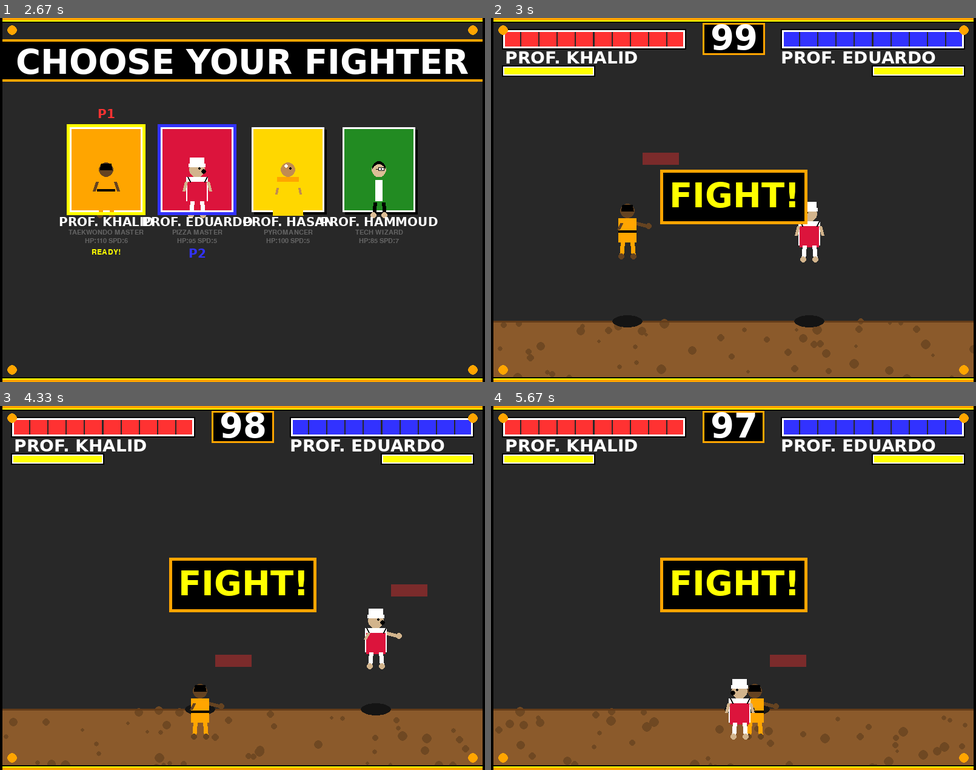
Above: before the commit, frames 1-4 (two rows, left to right).
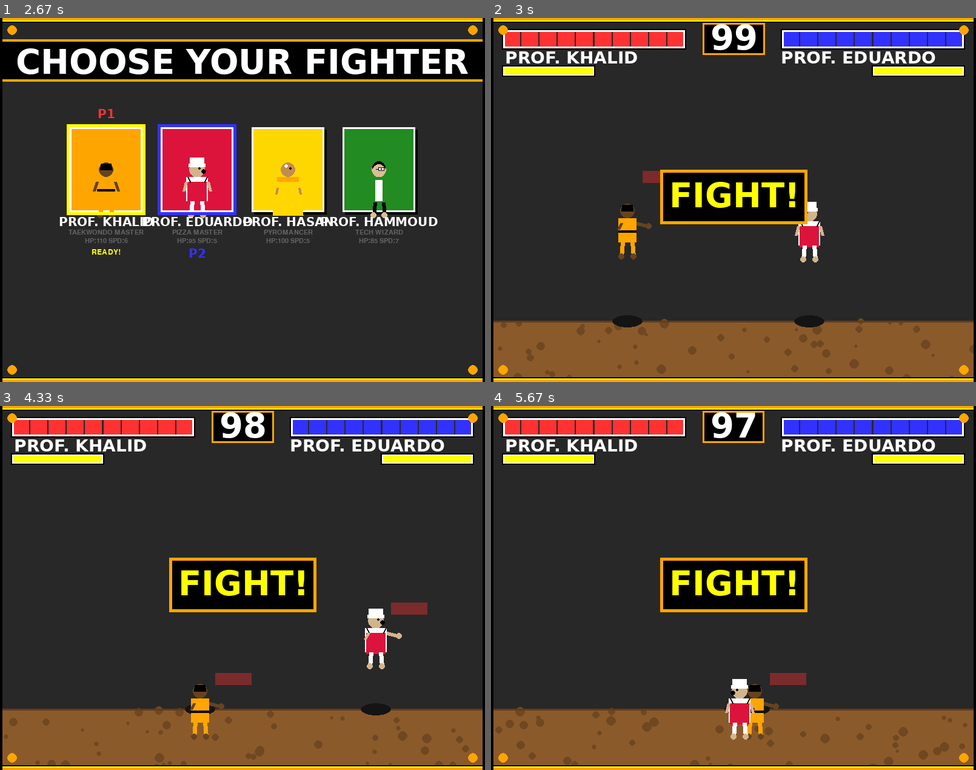
Above: after the commit, the same moments.

Repository: ymh1874/StreetFighter
Game: pygame game, started from main.py
Two runs of this game, one before a commit and one after it. Both use one fixed random seed, a clock stepped at 60 frames per second and the inputs below.
Inputs (mouse positions are in pixels of both pictures, inside the frame that each line leads up to):
- Up to frame 1 (2.67 s): tap Enter at 0.33 s; hold Right 0.67-1.13 s; move the mouse to (223, 214) at 0.7 s; hold Left 1.17-1.7 s; tap J at 1.23, 1.53, 1.8, 2.1, 2.23, 2.53 s; hold Left 1.73-2.13 s; hold Right from 2.17 s (still down); tap 1 at 2.32 s
- Up to frame 2 (3 s): release Right at 2.8 s; hold Left from 2.83 s (still down); tap J at 2.9 s
- Up to frame 3 (4.33 s): release Left at 3.3 s; hold Right 3.33-3.8 s; tap J at 3.4, 3.7, 3.9, 4.23 s; hold Up 3.83-4.13 s; tap Shift at 3.98 s; hold Right from 4.17 s (still down); tap 1 at 4.32 s
- Up to frame 4 (5.67 s): tap J at 4.53, 4.73, 5.03, 5.3, 5.6 s; release Right at 4.63 s; hold Left 4.67-5.2 s; hold Left 5.23-5.63 s; tap Shift at 5.38 s

Frame 1 is identical in both runs. In frame 2, 0.4% of the frame differs, in the area x 31-39%, y 37-46%; in frame 3, 1.0%, in the area x 44-89%, y 49-77%; in frame 4, 0.5%.

Commit message:
Fix hitbox positioning and add basic tests
Co-authored-by: ymh1874 <193624725+ymh1874@users.noreply.github.com>

Diff:
--- a/entities.py
+++ b/entities.py
@@ -463,7 +463,8 @@
 
         # Regular attacks
         hitbox_x = self.rect.right if self.facing_right else self.rect.left - move_data.width
-        hitbox_y = self.rect.y + 10
+        # Center hitbox vertically on character (was +10, now centered)
+        hitbox_y = self.rect.y + (self.rect.height - move_data.height) // 2
 
         self.attack_rect = pygame.Rect(hitbox_x, hitbox_y, move_data.width, move_data.height)
 
--- /dev/null
+++ b/test_basic.py
@@ -0,0 +1,150 @@
+#!/usr/bin/env python3
+"""
+Basic functionality test for Street Fighter game
+Tests core mechanics without requiring GUI
+"""
+
+import os
+os.environ['SDL_VIDEODRIVER'] = 'dummy'  # Headless mode for pygame
+
+import pygame
+import config as c
+from entities import Fighter, Particle, HitEffect
+from combat import CombatSystem
+
+def test_fighter_creation():
+    """Test that fighters can be created"""
+    pygame.init()
+
+    controls = c.DEFAULT_P1_CONTROLS
+    stats = c.CHARACTERS[0]
+    combat_system = CombatSystem()
+    combat_system.register_fighter("p1")
+
+    fighter = Fighter(200, 200, stats, controls, is_p2=False,
+                     combat_system=combat_system, fighter_id="p1")
+
+    assert fighter.health == fighter.max_health
+    assert fighter.alive == True
+    assert fighter.dashing == False
+    assert fighter.dash_timer == 0
+    print("✓ Fighter creation test passed")
+
+def test_dash_mechanics():
+    """Test dash mechanics"""
+    pygame.init()
+
+    controls = c.DEFAULT_P1_CONTROLS
+    stats = c.CHARACTERS[0]
+    combat_system = CombatSystem()
+    combat_system.register_fighter("p1")
+
+    fighter = Fighter(200, 200, stats, controls, is_p2=False,
+                     combat_system=combat_system, fighter_id="p1")
+
+    # Simulate dash activation
+    fighter.dashing = True
+    fighter.dash_timer = c.FRAME_DATA['dash']['active']
+
+    assert fighter.dashing == True
+    assert fighter.dash_timer == 8
+    print("✓ Dash mechanics test passed")
+
+def test_power_bar_tracking():
+    """Test special ability cooldown tracking"""
+    pygame.init()
+
+    controls = c.DEFAULT_P1_CONTROLS
+    stats = c.CHARACTERS[0]
+    combat_system = CombatSystem()
+    combat_system.register_fighter("p1")
+
+    fighter = Fighter(200, 200, stats, controls, is_p2=False,
+                     combat_system=combat_system, fighter_id="p1")
+
+    # Check initial state
+    assert fighter.last_special_time == -2000  # Can use special immediately
+
+    # Simulate using special
+    current_time = pygame.time.get_ticks()
+    fighter.last_special_time = current_time
+
+    # Check cooldown
+    time_since = current_time - fighter.last_special_time
+    assert time_since >= 0
+    print("✓ Power bar tracking test passed")
+
+def test_control_mapping():
+    """Test control mapping system"""
+    # Check that default controls are defined
+    assert 'left' in c.DEFAULT_P1_CONTROLS
+    assert 'right' in c.DEFAULT_P1_CONTROLS
+    assert 'jump' in c.DEFAULT_P1_CONTROLS
+    assert 'dash' in c.DEFAULT_P1_CONTROLS
+    assert 'special' in c.DEFAULT_P1_CONTROLS
+
+    assert 'left' in c.DEFAULT_P2_CONTROLS
+    assert 'dash' in c.DEFAULT_P2_CONTROLS
+
+    print("✓ Control mapping test passed")
+
+def test_hitbox_positioning():
+    """Test that hitbox is properly centered"""
+    pygame.init()
+
+    controls = c.DEFAULT_P1_CONTROLS
+    stats = c.CHARACTERS[0]
+    combat_system = CombatSystem()
+    combat_system.register_fighter("p1")
+    combat_system.register_fighter("p2")
+
+    p1 = Fighter(200, 200, stats, controls, is_p2=False,
+                combat_system=combat_system, fighter_id="p1")
+    p2 = Fighter(400, 200, stats, c.DEFAULT_P2_CONTROLS, is_p2=True,
+                combat_system=combat_system, fighter_id="p2")
+
+    # Simulate attack
+    p1.attack(p2, 'light_punch')
+
+    # Check that attack_rect was created
+    assert p1.attack_rect is not None
+    # Check vertical centering (hitbox_y should be centered on character)
+    expected_y = p1.rect.y + (p1.rect.height - p1.moves['light_punch'].height) // 2
+    assert p1.attack_rect.y == expected_y
+    print("✓ Hitbox positioning test passed")
+
+def test_all_characters():
+    """Test that all characters can be created"""
+    pygame.init()
+
+    controls = c.DEFAULT_P1_CONTROLS
+    combat_system = CombatSystem()
+
+    for i, char in enumerate(c.CHARACTERS):
+        combat_system.register_fighter(f"test_{i}")
+        fighter = Fighter(200, 200, char, controls, is_p2=False,
+                         combat_system=combat_system, fighter_id=f"test_{i}")
+        assert fighter.alive == True
+        assert 'name' in fighter.stats
+        print(f"  ✓ {char['name']} created successfully")
+
+    print("✓ All characters test passed")
+
+if __name__ == "__main__":
+    print("\n=== Running Street Fighter Basic Tests ===\n")
+
+    try:
+        test_fighter_creation()
+        test_dash_mechanics()
+        test_power_bar_tracking()
+        test_control_mapping()
+        test_hitbox_positioning()
+        test_all_characters()
+
+        print("\n=== All tests passed! ✓ ===\n")
+    except AssertionError as e:
+        print(f"\n✗ Test failed: {e}\n")
+        raise
+    except Exception as e:
+        print(f"\n✗ Unexpected error: {e}\n")
+        raise
Not shown, changed: .gitignore
